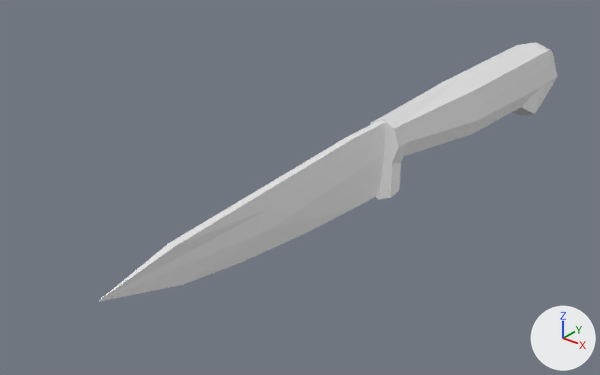
What one commit did to the Blender file Modeli/nož.blend.
One viewpoint serves both versions: a camera (50 mm lens) standing at (11.6, -23.7, 9.3) and looking at (-1.4, -7.3, -0.8). The axes (+X, +Y, +Z) are drawn at lower right. The lights are the same throughout. The first picture is the older version.

Before the edit, the objects in view are built like this:
```python
me_cylinder = bpy.data.meshes.new('Cylinder')
me_cylinder.from_pydata(...)  # 145 vertices, 122 faces; spans x -0.75..0.75, y -1.65..1.0, z -1.0..3.08
ob_cylinder = bpy.data.objects.new('Cylinder', me_cylinder)
ob_cylinder.location = (0.0, 0.0, 0.0)
ob_cylinder.rotation_euler = (1.571, 0.0, 0.0)  # degrees (90, 0, 0)
ob_cylinder.scale = (1.0, 1.0, 5.01)
```
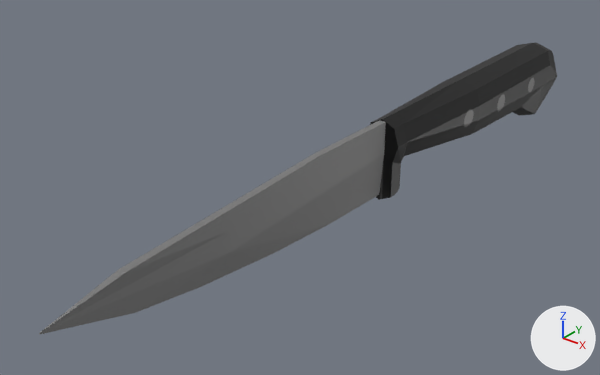
Changed parts and their boxes (x1, y1, x2, y2) in the pictures (600 x 375 px; the box of a moved part takes in the faces that stretch with it):
'Cylinder', recoloured, reshaped, surface changed (white to grey, 13% wider, 13% taller): before (99, 43, 557, 302); after (39, 43, 557, 335)
part 1 of me_cylinder, moved or reshaped: before (99, 120, 386, 302); after (39, 120, 386, 335)
part 2 of me_cylinder, surface changed (darker): before (99, 43, 557, 302); after (39, 43, 557, 335)

The change, as a list of edits to the scene's bpy script:
```text
Add img_knife_texture:
    img_knife_texture = load_image('knife texture', '_unpacked/knife_texture', 1024, 1024, 'sRGB')
Add mat_material_001:
    mat_material_001 = principled_material('Material.001')
    mat_material_001.texture = img_knife_texture
Change me_cylinder:
    used by ob_cylinder; location = (0.0, 0.0, 0.0); rotation_euler = (1.571, 0.0, 0.0), in degrees (90, 0, 0); scale = (1.0, 1.0, 5.01)
    remove me_cylinder.from_pydata(...)  # 145 vertices, 122 faces; spans x -0.75..0.75, y -1.65..1.0, z -1.0..3.08
    add me_cylinder.from_pydata(...)  # 145 vertices, 122 faces; spans x -0.75..0.75, y -1.65..1.0, z -1.0..3.35
    me_cylinder part 1: all 24 vertices in x -0.1..0.1, y -1.28..0.94, z 1.29..3.08 are moved by (0.0, 0.0, 0.28)
    me_cylinder part 2: texture (UV) coordinates of 122 of 122 faces, centred in x -0.75..0.75, y -1.55..0.94, z -1.0..3.08, changed; they spanned u 0.0..1.0, v 0.0..1.0 and now span u 0.0..0.84, v 0.0..1.0
    add me_cylinder.materials.append(mat_material_001)  # picture img_knife_texture
```
